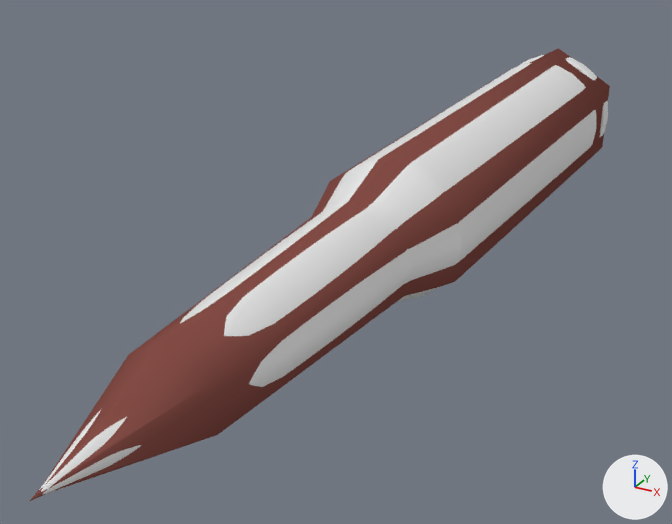
What one commit did to the Blender file Blender/Files/Scar-H.blend.
Rendered twice from a 50 mm lens placed at (0.0246, -0.0885, 0.023), pointed at (-0.0035, -0.0375, -0.0025). Arrows for +X, +Y and +Z are at lower right; the lights stay in place. The same objects are shown in both versions, whatever each file hides.

Objects in the first picture: 'Scar-H Bullet_high', 'Scar-H Bullet_low'.
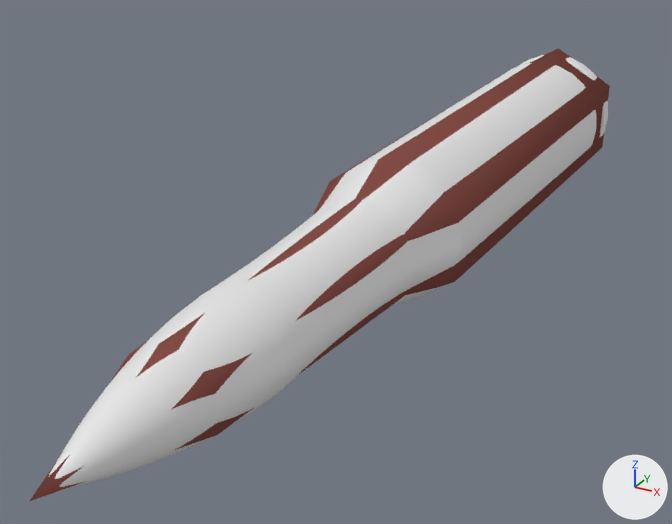
What the commit changed:
me_cylinder_000 has 86 vertices, 90 faces and spans x -0.0057..0.0057, y -0.0685..0.0, z -0.0066..0.0066.
me_cylinder_000 is used by ob_scar_h_bullet_high; location (0.0, 0.0, 0.0).
Part 1, on me_cylinder_000:
Vertex 12 of me_cylinder_000 moves from (-0.0037, -0.041, 0.0021) to (-0.0039, -0.041, 0.0023).
Vertex 13 of me_cylinder_000 moves from (-0.0037, -0.041, -0.0021) to (-0.0039, -0.041, -0.0022).
Vertex 14 of me_cylinder_000 moves from (0.0, -0.041, -0.0042) to (0.0, -0.041, -0.0045).
Vertex 15 of me_cylinder_000 moves from (0.0037, -0.041, -0.0021) to (0.0039, -0.041, -0.0023).
Vertex 16 of me_cylinder_000 moves from (0.0037, -0.041, 0.0021) to (0.0039, -0.041, 0.0022).
Vertex 17 of me_cylinder_000 moves from (0.0, -0.041, 0.0042) to (0.0, -0.041, 0.0045).
Vertex 18 of me_cylinder_000 moves from (-0.0027, -0.0596, 0.0016) to (-0.0034, -0.0596, 0.002).
Vertex 19 of me_cylinder_000 moves from (-0.0027, -0.0596, -0.0016) to (-0.0034, -0.0596, -0.0019).
Vertex 20 of me_cylinder_000 moves from (0.0, -0.0596, -0.0031) to (0.0, -0.0596, -0.0039).
Vertex 21 of me_cylinder_000 moves from (0.0027, -0.0596, -0.0016) to (0.0034, -0.0596, -0.002).
Vertex 22 of me_cylinder_000 moves from (0.0027, -0.0596, 0.0016) to (0.0034, -0.0596, 0.0019).
Vertex 23 of me_cylinder_000 moves from (0.0, -0.0596, 0.0031) to (0.0, -0.0596, 0.0039).
Vertex 80 of me_cylinder_000 moves from (0.0, -0.0491, 0.0039) to (0.0, -0.0491, 0.0037).
Vertex 81 of me_cylinder_000 moves from (0.0034, -0.0491, 0.0019) to (0.0032, -0.0491, 0.0019).
Vertex 82 of me_cylinder_000 moves from (0.0034, -0.0491, -0.002) to (0.0032, -0.0491, -0.0019).
Vertex 83 of me_cylinder_000 moves from (0.0, -0.0491, -0.0039) to (0.0, -0.0491, -0.0037).
Vertex 84 of me_cylinder_000 moves from (-0.0034, -0.0491, -0.0019) to (-0.0032, -0.0491, -0.0019).
Vertex 85 of me_cylinder_000 moves from (-0.0034, -0.0491, 0.002) to (-0.0032, -0.0491, 0.0019).
me_cube_032 is used by ob_scar_h_bullet_low; location (0.0, 0.0, 0.0).
me_cube_032 had 32 vertices, 36 faces and spanned x -0.0052..0.0052, y -0.0685..0.0, z -0.006..0.006.
me_cube_032 now has 26 vertices, 30 faces and spans x -0.0052..0.0052, y -0.0685..0.0, z -0.006..0.006.
Part 2, on me_cube_032:
6 vertices are removed from x -0.0002..0.0002, y -0.0676, z -0.0002..0.0002.
12 faces are deleted.
6 new faces join them.

What differs and where, as boxes (x1, y1, x2, y2) in the pictures (672 x 524 px; the box of a moved part takes in the faces that stretch with it):
'Scar-H Bullet_high', reshaped
    before: (39, 55, 608, 494)
    after: (48, 55, 608, 490)
part 1 of me_cylinder_000, moved or reshaped
    before: (47, 160, 459, 490)
    after: (48, 160, 459, 490)
part 2 of me_cube_032, cut back
    both: (30, 341, 218, 501)
